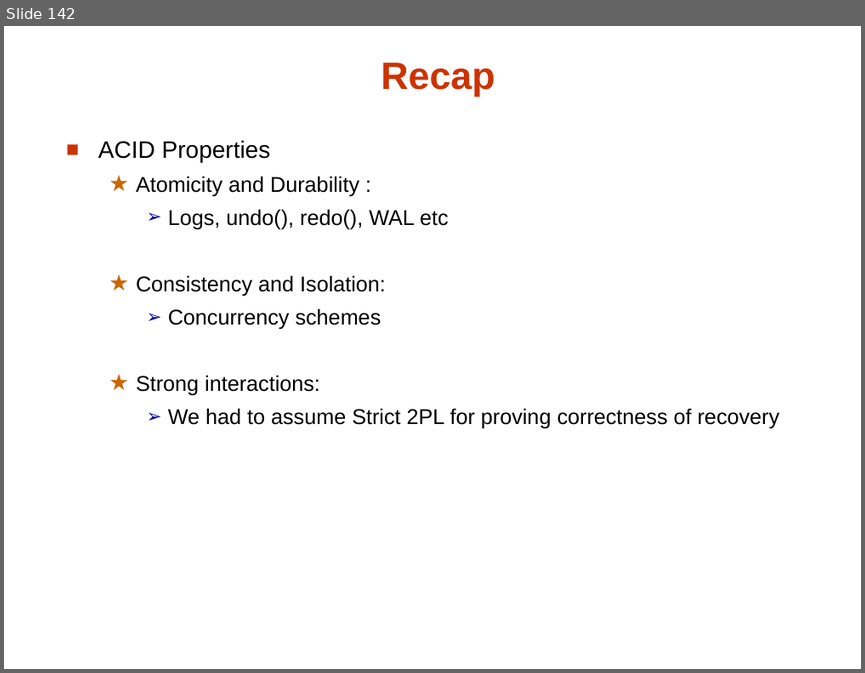
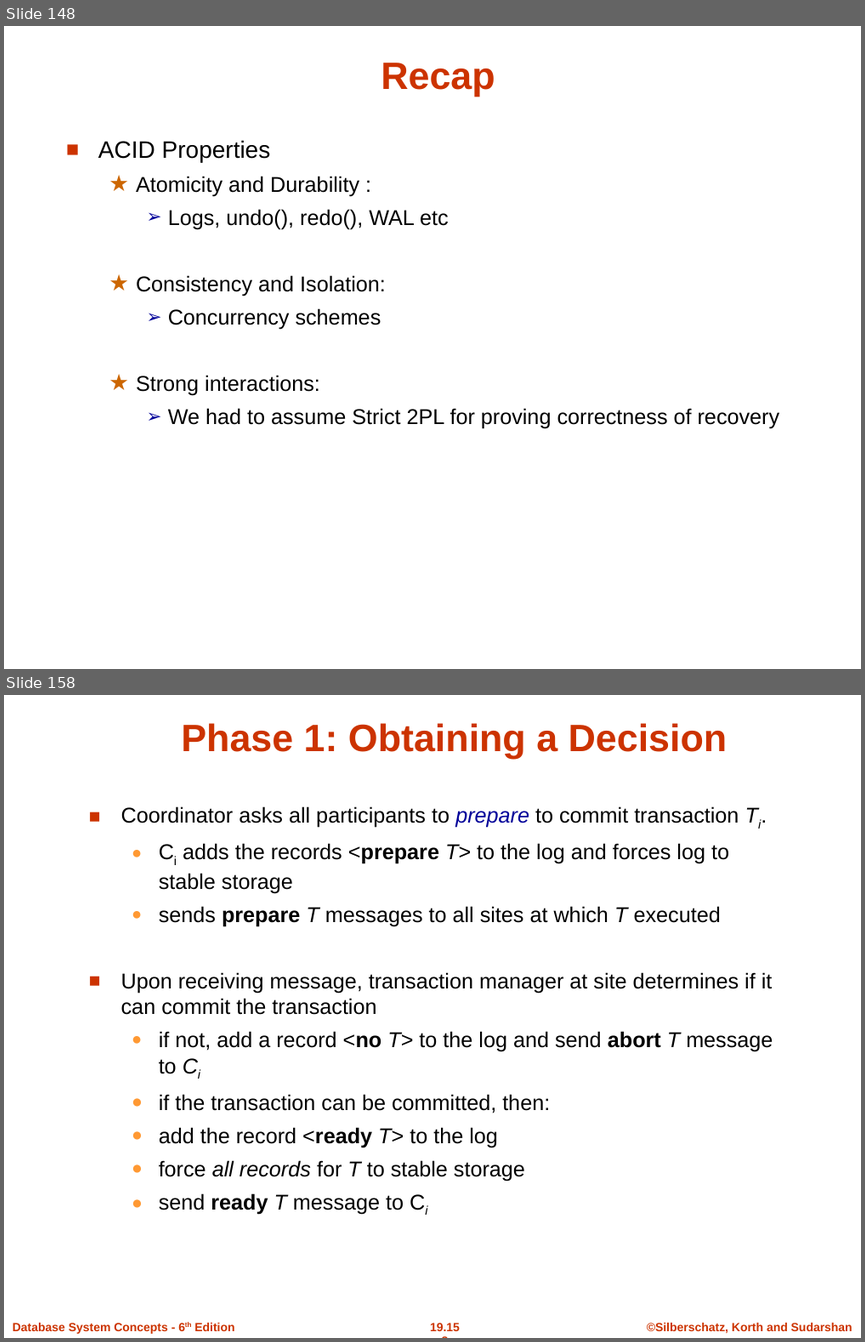
Before and after one commit to umddb/cmsc424-fall2021, a slide deck: Slides/06-Transactions.pptx. Shown one above the other, each under a label of ours: slide 142 before the commit, slides 148 and 158 after it; the slides between them are not shown. The pictures are 865x673 and 865x1342 pixels, drawn with LibreOffice and Linux fonts; fonts in the diff are those of the drawing; background and template pictures are left out. Boxes give left, top, right and bottom in pixels: in the first picture for what was removed or moved away, otherwise in the second. Text is boxed around its words. In the diff, an @@ line names an element or a change of style, - is before the commit and + after.

Commit message:
transactions slides updated

```diff
--- a/Slides/06-Transactions.pptx
+++ b/Slides/06-Transactions.pptx
@@ slide 158 added at <box>4,695,861,1338</box>, background #FFFFFF @@
@@ title added at <box>181,723,727,759</box>, 32 pt, text #CC3300, bold @@
+Phase 1: Obtaining a Decision
@@ text added at <box>121,806,772,1214</box>, 18 pt, text #000000 @@
+■ Coordinator asks all participants to prepare to commit transaction Ti.
+  ● Ci adds the records <prepare T> to the log and forces log to stable storage
+  ● sends prepare T messages to all sites at which T executed
+■ Upon receiving message, transaction manager at site determines if it can commit the transaction
+  ● if not, add a record <no T> to the log and send abort T message to Ci
+  ● if the transaction can be committed, then:
+  ● add the record <ready T> to the log
+  ● force all records for T to stable storage
+  ● send ready T message to Ci
@@ text added at <box>12,1322,234,1333</box>, 10 pt, text #CC3300, bold @@
+Database System Concepts - 6th Edition
@@ page number added at <box>430,1322,460,1331</box>, 10 pt, text #CC3300, bold @@
+19.158
@@ text added at <box>647,1322,852,1333</box>, 10 pt, text #CC3300, bold @@
+©Silberschatz, Korth and Sudarshan
@@ what was slide 142 is now slide 148 @@
```
Also in this commit, not shown: 14 slides changed, 25 other slides added, 5 slides removed.
